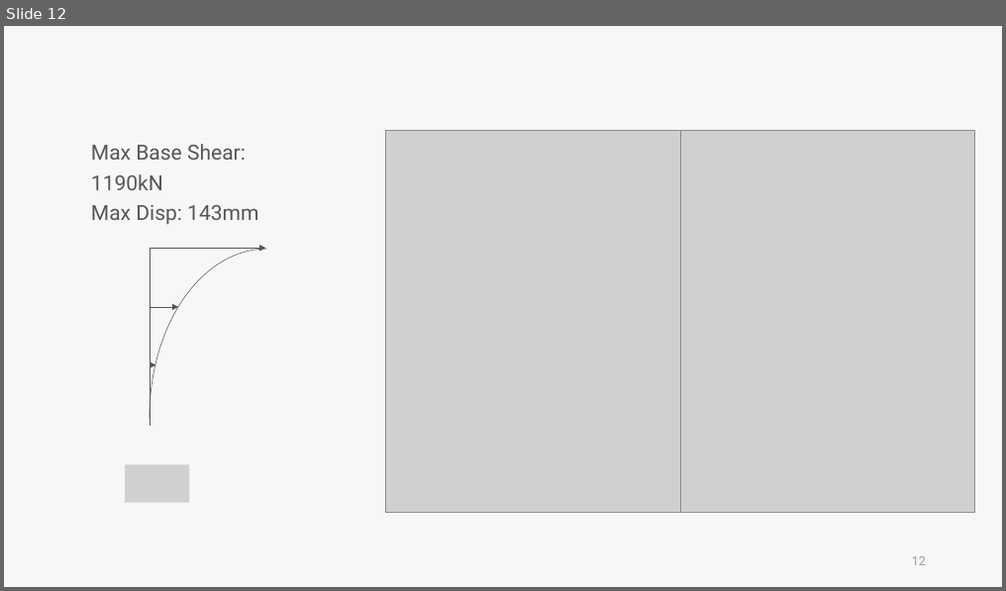
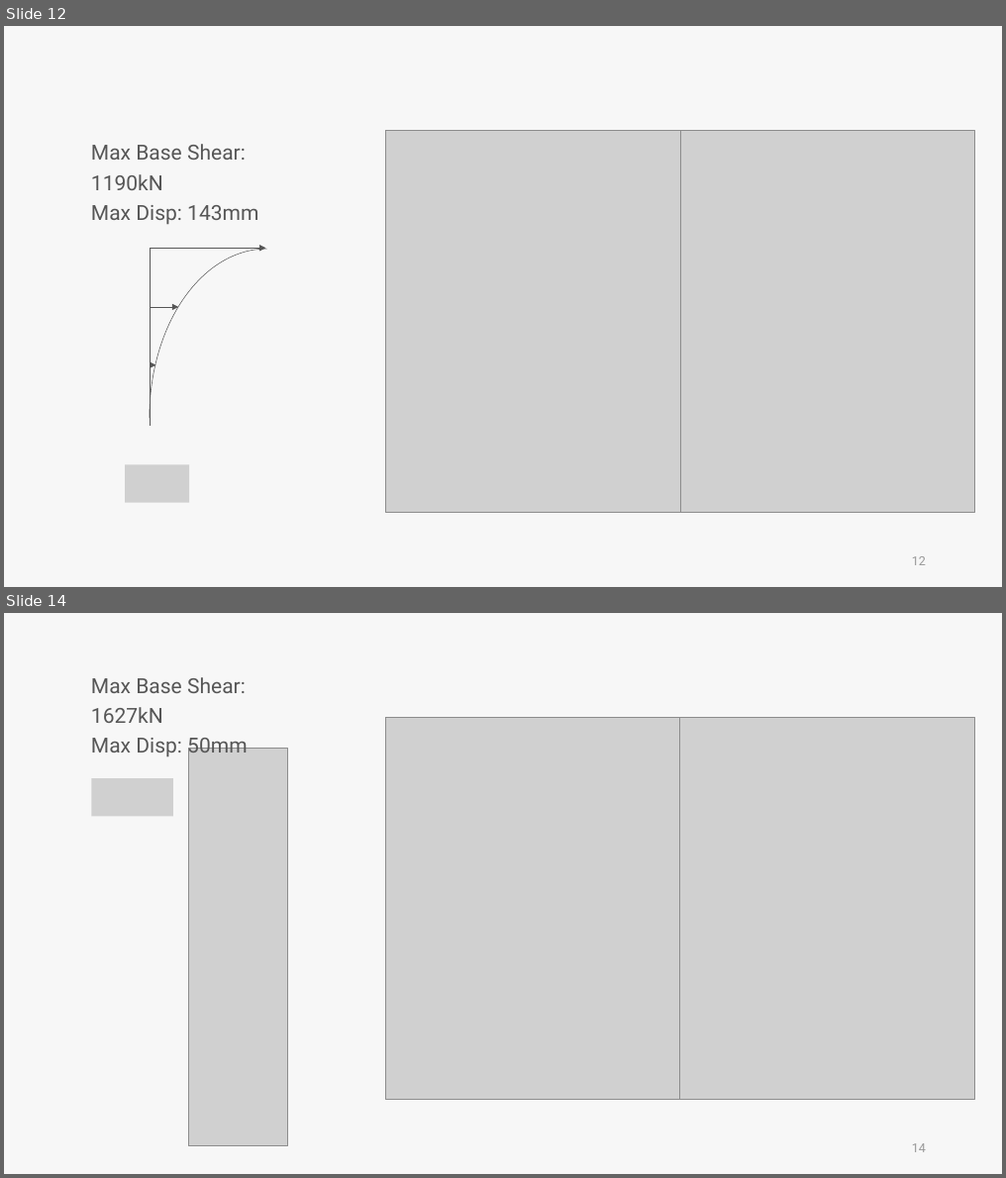
Before and after one commit to skyran1278/VbaProject, a slide deck: 20180126_SmartCut/Meeting/20181221 Meeting/20181221 Meeting mac.pptx. Shown one above the other, each under a label of ours: slide 12 before the commit, slides 12 and 14 after it; the slides between them are not shown. The pictures are 1006x591 and 1006x1178 pixels, drawn with LibreOffice and Linux fonts; fonts in the diff are those of the drawing; grey boxes stand for pictures. Boxes give left, top, right and bottom in pixels: in the first picture for what was removed or moved away, otherwise in the second. Text is boxed around its words. In the diff, an @@ line names an element or a change of style, - is before the commit and + after.

```diff
--- a/20180126_SmartCut/Meeting/20181221 Meeting/20181221 Meeting mac.pptx
+++ b/20180126_SmartCut/Meeting/20181221 Meeting/20181221 Meeting mac.pptx
@@ slide 14 added at [4,613,1002,1174], background #F7F7F7 @@
@@ text added at [91,677,247,760], 20 pt, text #565656 @@
+Max Base Shear: 1627kN
+Max Disp: 50mm
@@ picture added at [386,718,681,1100] @@
@@ picture added at [680,718,975,1100] @@
@@ picture added at [189,749,288,1147] @@
@@ picture added at [91,778,173,816] @@
@@ page number added at [912,1144,926,1153], 12 pt, text #9A9A9A @@
+14
```
Also in this commit, not shown: 4 slides changed, 5 other slides added, 27 slides removed, 2 other files.
